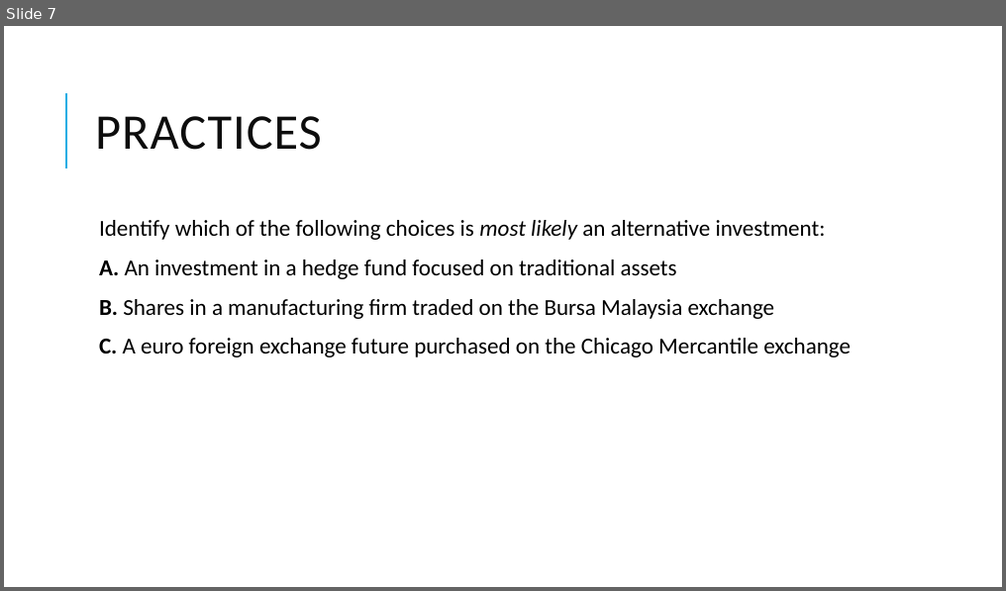
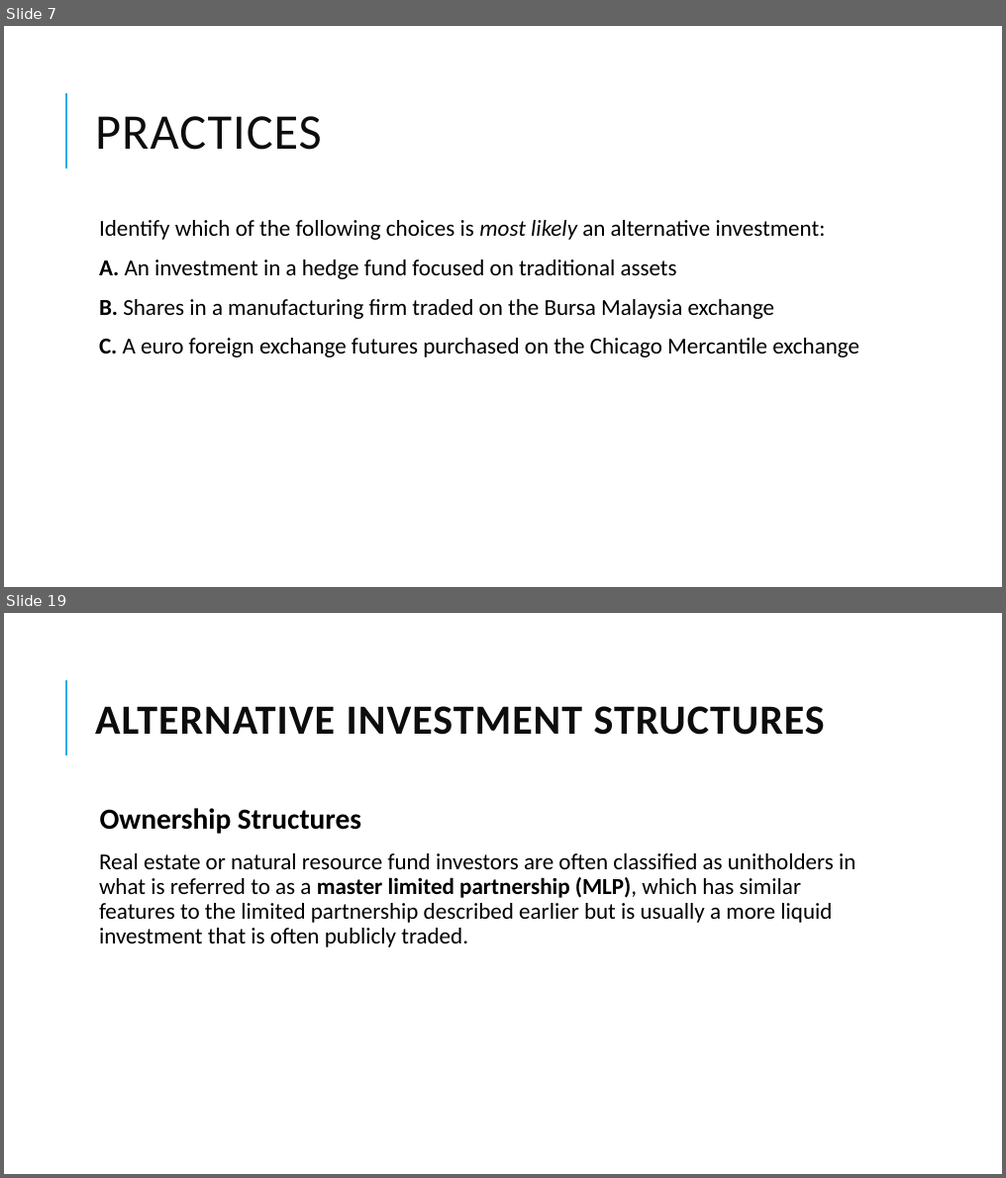
Before and after one commit to Isco0530/data, a slide deck: 2024Alternative.pptx. Shown one above the other, each under a label of ours: slide 7 before the commit, slides 7 and 19 after it; the slides between them are not shown. The pictures are 1006x591 and 1006x1178 pixels, drawn with LibreOffice and Linux fonts; fonts in the diff are those of the drawing. Boxes give left, top, right and bottom in pixels: in the first picture for what was removed or moved away, otherwise in the second. Text is boxed around its words. In the diff, an @@ line names an element or a change of style, - is before the commit and + after.

```diff
--- a/2024Alternative.pptx
+++ b/2024Alternative.pptx
@@ slide 19 added at [4,613,1002,1174], background #FFFFFF; not listed: 1 template element that a slide beside it also shows @@
@@ title added at [95,706,825,735], 40 pt, text #0D0D0D, bold @@
+ALTERNATIVE INVESTMENT STRUCTURES
@@ text added at [99,808,855,948], 22 pt, text #000000 @@
+  Ownership Structures
+  Real estate or natural resource fund investors are often classified as unitholders in what is referred to as a master limited partnership (MLP), which has similar features to the limited partnership described earlier but is usually a more liquid investment that is often publicly traded.
@@ slide 7 changed as well @@
@@ text at [99,338,859,358]: text changed @@
-  C. A euro foreign exchange future purchased on the Chicago Mercantile exchange
+  C. A euro foreign exchange futures purchased on the Chicago Mercantile exchange
```
Also in this commit, not shown: 1 other slide changed, 11 other slides added.
